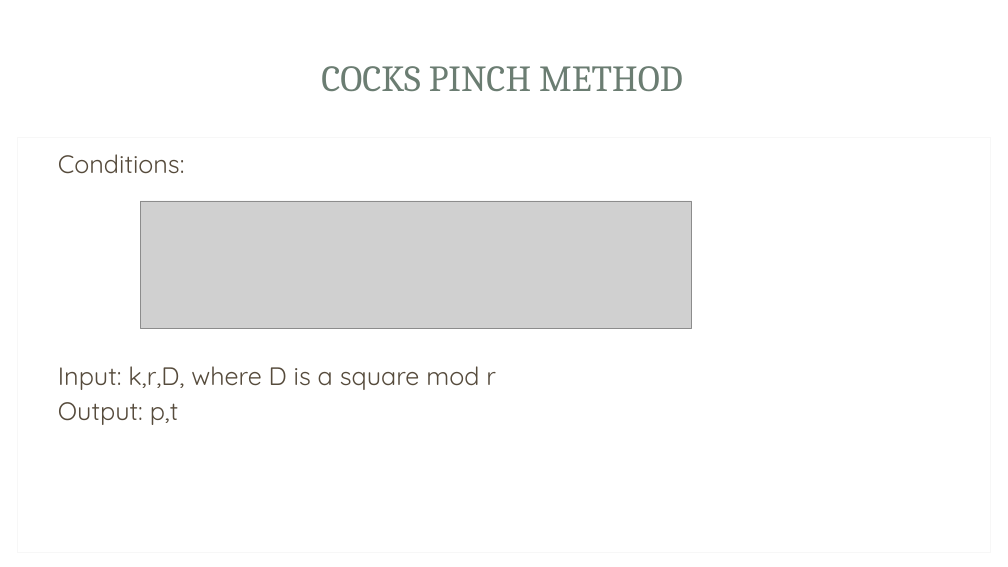
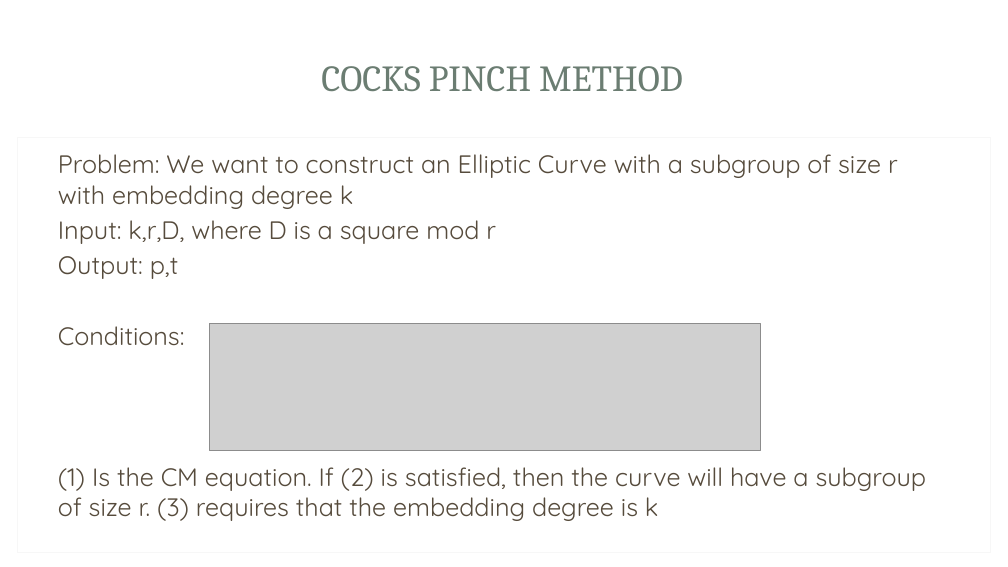
Before and after one commit to Srizzle/CS276-Project-Writeup, a slide deck: slide 13 of Presentation.ppt.pptx (slide 8 before the commit). Drawn at 1008x567 pixels with LibreOffice and Linux fonts; fonts in the diff are those of the drawing; grey boxes stand for pictures; background and template pictures are left out. Boxes give left, top, right and bottom in pixels: in the first picture for what was removed or moved away, otherwise in the second. Text is boxed around its words. In the diff, an @@ line names an element or a change of style, - is before the commit and + after.

```diff
--- a/Presentation.ppt.pptx
+++ b/Presentation.ppt.pptx
@@ text at (58,154,898,209): text changed @@
-Conditions:
+Problem: We want to construct an Elliptic Curve with a subgroup of size r with embedding degree k
@@ text at (58,326,927,521): paragraphs added @@
+Conditions:
+(1) Is the CM equation. If (2) is satisfied, then the curve will have a subgroup of size r. (3) requires that the embedding degree is k
@@ picture: place and size @@
-picture at (141,201,692,328)
+picture at (209,324,761,451)
```
Also in this commit, not shown: 5 other slides changed, 6 slides added, 5 slides removed, 4 other files.
